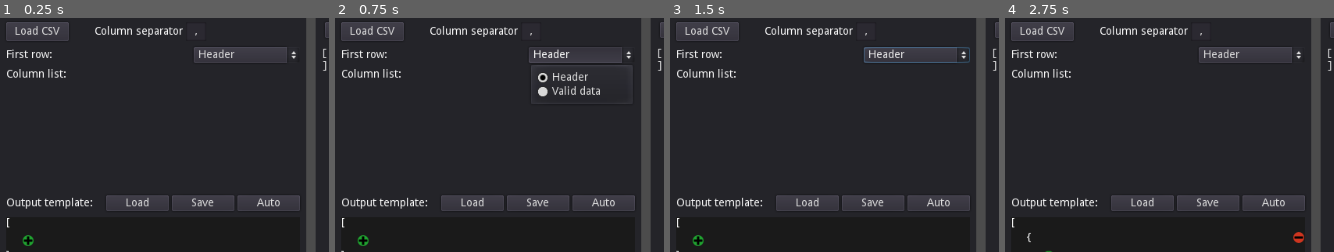
Above: before the commit, frames 1-4 (left to right).
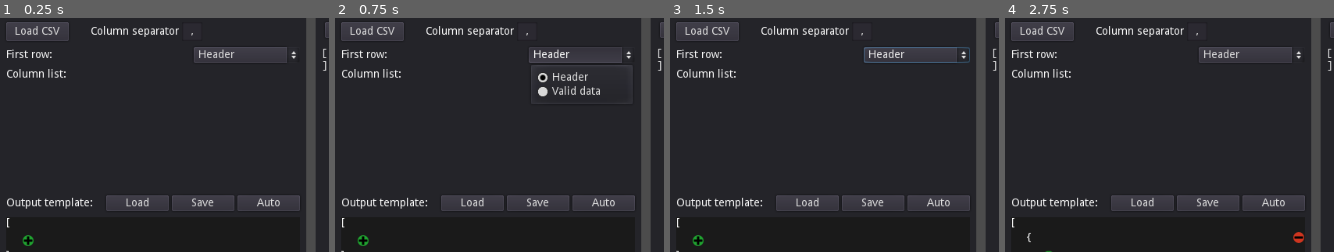
Above: after the commit, the same moments.

Repository: Kehom/GDotCSV2Json
Game: Godot game, scene res://main.tscn
Same seed, same stepped clock (60 frames per second), same inputs: the game is played once before the commit and once after it.
Inputs (mouse positions are % of the whole screen's width and height, from its top left):
- Up to frame 1 (0.25 s): no input
- Up to frame 2 (0.75 s): click "Header" at 0.5 s
- Up to frame 3 (1.5 s): click "Auto" at 1.25 s
- Up to frame 4 (2.75 s): click (4, 48) at 2 s
The pictures show only the part of the screen within x 0-50%, y 0-50%; the shares and areas given below are measured in that part.

The runs differ from the first frame. In frame 1, 0.6% of the frame differs, in the area x 27-60%, y 3-9%; in frame 2, 0.6%; in frame 3, 0.6%; in frame 4, 0.6%.

Commit message:
Removed custom file dialog as it's no longer necessary

Diff:
--- a/main.tscn
+++ b/main.tscn
@@ -1,7 +1,6 @@
-[gd_scene load_steps=5 format=2]
+[gd_scene load_steps=4 format=2]
 
 [ext_resource path="res://main.gd" type="Script" id=2]
-[ext_resource path="res://ui/custom_file_dialog.gd" type="Script" id=3]
 [ext_resource path="res://ui/template_array.tscn" type="PackedScene" id=4]
 [ext_resource path="res://fonts/font_hack_regular.tres" type="DynamicFont" id=5]
 
@@ -46,20 +45,20 @@
 
 [node name="space0" type="Control" parent="splitter/left/vbox/buttons"]
 margin_left = 84.0
-margin_right = 109.0
-margin_bottom = 24.0
-rect_min_size = Vector2( 25, 0 )
+margin_right = 104.0
+margin_bottom = 24.0
+rect_min_size = Vector2( 20, 0 )
 
 [node name="lbl_delimiter" type="Label" parent="splitter/left/vbox/buttons"]
-margin_left = 113.0
+margin_left = 108.0
 margin_top = 5.0
-margin_right = 226.0
+margin_right = 221.0
 margin_bottom = 19.0
 text = "Column separator"
 
 [node name="txt_delimiter" type="LineEdit" parent="splitter/left/vbox/buttons"]
-margin_left = 230.0
-margin_right = 256.0
+margin_left = 225.0
+margin_right = 251.0
 margin_bottom = 24.0
 custom_constants/minimum_spaces = 4
 text = ","
@@ -244,8 +243,8 @@
 value = 3.0
 
 [node name="dlg_loadcsv" type="FileDialog" parent="."]
-margin_right = 512.0
-margin_bottom = 320.0
+margin_right = 660.0
+margin_bottom = 400.0
 popup_exclusive = true
 window_title = "Open a File"
 resizable = true
@@ -254,11 +253,10 @@
 filters = PoolStringArray( "*.csv ; Comma separated", "*.txt ; Text file" )
 current_dir = "/Dev/Godot/apps/csv_to_json/project3.2"
 current_path = "/Dev/Godot/apps/csv_to_json/project3.2/"
-script = ExtResource( 3 )
 
 [node name="dlg_saveoutput" type="FileDialog" parent="."]
-margin_right = 512.0
-margin_bottom = 320.0
+margin_right = 660.0
+margin_bottom = 400.0
 popup_exclusive = true
 resizable = true
 access = 2
@@ -267,8 +265,8 @@
 current_path = "/Dev/Godot/apps/csv_to_json/project3.2/"
 
 [node name="dlg_loadtemplate" type="FileDialog" parent="."]
-margin_right = 512.0
-margin_bottom = 320.0
+margin_right = 660.0
+margin_bottom = 400.0
 popup_exclusive = true
 window_title = "Open a File"
 resizable = true
@@ -279,8 +277,8 @@
 current_path = "/Dev/Godot/apps/csv_to_json/project3.2/"
 
 [node name="dlg_savetemplate" type="FileDialog" parent="."]
-margin_right = 512.0
-margin_bottom = 320.0
+margin_right = 660.0
+margin_bottom = 400.0
 popup_exclusive = true
 resizable = true
 access = 2
--- a/project.godot
+++ b/project.godot
@@ -18,11 +18,6 @@
 "class": "ColumnTag",
 "language": "GDScript",
 "path": "res://ui/column_tag.gd"
-}, {
-"base": "FileDialog",
-"class": "CustomFileDialog",
-"language": "GDScript",
-"path": "res://ui/custom_file_dialog.gd"
 }, {
 "base": "OptionButton",
 "class": "DropValueType",
@@ -57,7 +52,6 @@
 _global_script_class_icons={
 "CSVParser": "",
 "ColumnTag": "",
-"CustomFileDialog": "",
 "DropValueType": "",
 "TemplateArray": "",
 "TemplateBase": "",
--- a/ui/cdialog_separator.tscn
+++ /dev/null
@@ -1,39 +0,0 @@
-[gd_scene format=2]
-
-[node name="CustomFDLGSeparator" type="Control"]
-anchor_right = 1.0
-anchor_bottom = 1.0
-margin_right = -832.0
-margin_bottom = -576.0
-rect_min_size = Vector2( 0, 24 )
-__meta__ = {
-"_edit_use_anchors_": false
-}
-
-[node name="hbox" type="HBoxContainer" parent="."]
-margin_right = 155.0
-margin_bottom = 24.0
-__meta__ = {
-"_edit_use_anchors_": false
-}
-
-[node name="lbl_separator" type="Label" parent="hbox"]
-margin_top = 5.0
-margin_right = 113.0
-margin_bottom = 19.0
-text = "Column separator"
-
-[node name="spacer" type="Control" parent="hbox"]
-margin_left = 117.0
-margin_right = 133.0
-margin_bottom = 24.0
-rect_min_size = Vector2( 16, 0 )
-
-[node name="txt_separator" type="LineEdit" parent="hbox"]
-margin_left = 137.0
-margin_right = 155.0
-margin_bottom = 24.0
-custom_constants/minimum_spaces = 2
-text = ","
-align = 1
-max_length = 1
--- a/ui/custom_file_dialog.gd
+++ /dev/null
@@ -1,93 +0,0 @@
-# Copyright (c) 2020-2022 Yuri Sarudiansky
-#
-# Permission is hereby granted, free of charge, to any person obtaining a copy
-# of this software and associated documentation files (the "Software"), to deal
-# in the Software without restriction, including without limitation the rights
-# to use, copy, modify, merge, publish, distribute, sublicense, and/or sell
-# copies of the Software, and to permit persons to whom the Software is
-# furnished to do so, subject to the following conditions:
-#
-# The above copyright notice and this permission notice shall be included in
-# all copies or substantial portions of the Software.
-#
-# THE SOFTWARE IS PROVIDED "AS IS", WITHOUT WARRANTY OF ANY KIND, EXPRESS OR
-# IMPLIED, INCLUDING BUT NOT LIMITED TO THE WARRANTIES OF MERCHANTABILITY,
-# FITNESS FOR A PARTICULAR PURPOSE AND NONINFRINGEMENT. IN NO EVENT SHALL THE
-# AUTHORS OR COPYRIGHT HOLDERS BE LIABLE FOR ANY CLAIM, DAMAGES OR OTHER
-# LIABILITY, WHETHER IN AN ACTION OF CONTRACT, TORT OR OTHERWISE, ARISING FROM,
-# OUT OF OR IN CONNECTION WITH THE SOFTWARE OR THE USE OR OTHER DEALINGS IN
-# THE SOFTWARE.
-
-# Unfortunatelly to add custom controls to the file dialog we need to access the internal vertical box by calling
-# get_vbox().add_child()
-# This means that a script is necessary to perform this task.
-
-tool        # Just so additional controls appear in the editor preview
-extends FileDialog
-class_name CustomFileDialog
-
-
-#######################################################################################################################
-### Signals and definitions
-const csv_separator_t: PackedScene = preload("res://ui/cdialog_separator.tscn")
-
-#######################################################################################################################
-### "Public" properties
-
-
-#######################################################################################################################
-### "Public" functions
-func get_separator() -> String:
-	var ret: String = _txt_separator.text
-
-	if (ret.empty()):
-		ret = ","
-
-	return ret
-
-
-func rebuild_column_map() -> bool:
-	return _chk_rebuild.pressed
-
-#######################################################################################################################
-### "Private" definitions
-
-
-#######################################################################################################################
-### "Private" properties
-var _txt_separator: LineEdit = null
-var _chk_rebuild: CheckBox = null
-
-#######################################################################################################################
-### "Private" functions
-
-
-#######################################################################################################################
-### Event handlers
-func _on_separator_focus_entered() -> void:
-	# For some reason, at this point control is still without focus meaning that directly calling "select_all()" will fail.
-	# Postponing the call works.
-	_txt_separator.call_deferred("select_all")
-
-#######################################################################################################################
-### Overrides
-func _ready() -> void:
-	# Create the custom controls
-	var sepnode: Node = csv_separator_t.instance()
-	_chk_rebuild = CheckBox.new()
-	# TODO: take text from translation file
-	_chk_rebuild.text = "Rebuild column map template"
-	# TODO: pressed state retrieved from settings - so, it will remember the last one used.
-	_chk_rebuild.pressed = true
-
-	# Add to the dialog
-	get_vbox().add_child(sepnode)
-	get_vbox().add_child(_chk_rebuild)
-
-	# Cache some specific nodes
-	_txt_separator = sepnode.get_node("hbox/txt_separator")
-
-
-	# Finally, listen to events if necessary
-	# warning-ignore:return_value_discarded
-	_txt_separator.connect("focus_entered", self, "_on_separator_focus_entered")
--- a/ui/custom_file_dialog.tscn
+++ /dev/null
@@ -1,18 +0,0 @@
-[gd_scene load_steps=2 format=2]
-
-[ext_resource path="res://ui/custom_file_dialog.gd" type="Script" id=1]
-
-[node name="CustomFileDialog" type="FileDialog"]
-margin_right = 512.0
-margin_bottom = 256.0
-popup_exclusive = true
-window_title = "Open a File"
-mode = 0
-access = 2
-filters = PoolStringArray( "*.csv ; Comma separated", "*.txt ; Text file" )
-current_dir = "/Dev/Godot/apps/csv_to_json/project3.2"
-current_path = "/Dev/Godot/apps/csv_to_json/project3.2/"
-script = ExtResource( 1 )
-__meta__ = {
-"_edit_use_anchors_": false
-}
